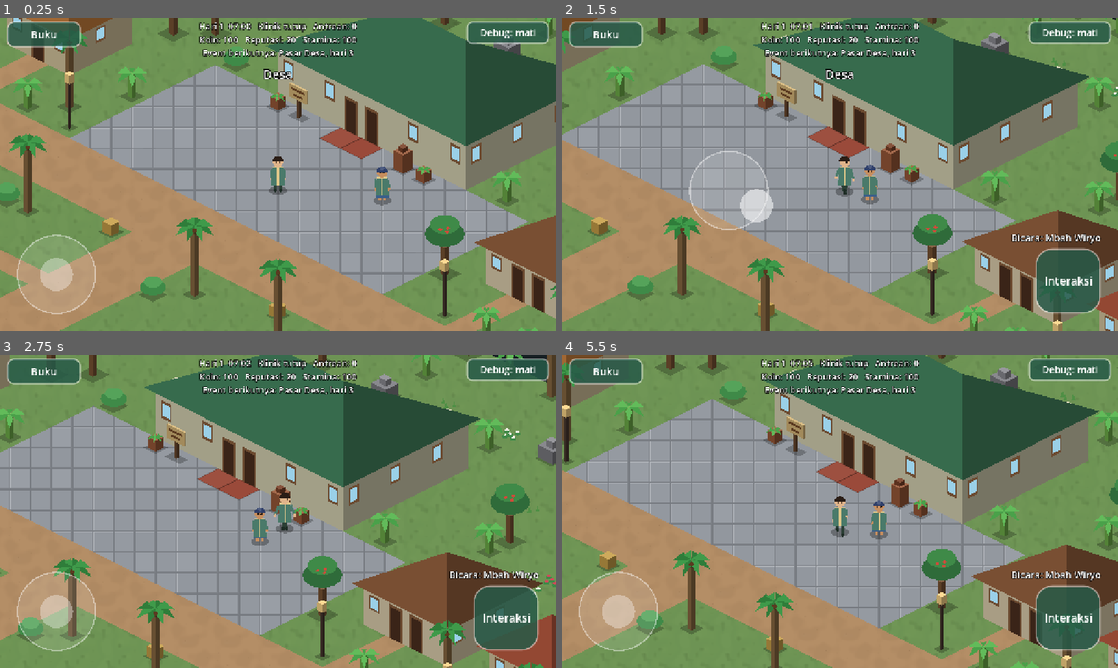
Above: before the commit, frames 1-4 (two rows, left to right).
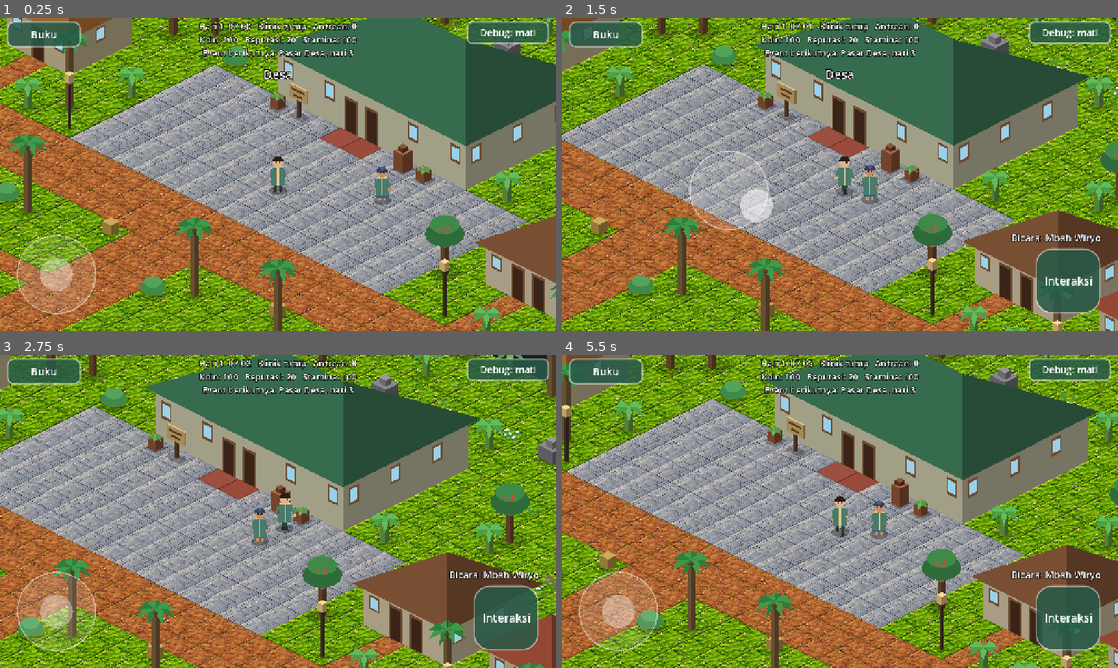
Above: after the commit, the same moments.

Repository: hadydaw/tabib-tradisional
Game: Godot game, scene res://scenes/world/game_world.tscn
Same seed, same stepped clock (60 frames per second), same inputs: the game is played once before the commit and once after it.
Inputs (mouse positions are in pixels of both pictures, inside the frame that each line leads up to):
- Up to frame 1 (0.25 s): no input
- Up to frame 2 (1.5 s): tap Enter (ui_accept) at 0.5, 0.77 s; move the mouse to (962, 158) at 0.52 s; hold Right (ui_right) 0.53-1.25 s; click (962, 158) at 0.67 s; drag from (728, 190) to (812, 237) at 1.27 s
- Up to frame 3 (2.75 s): move the mouse to (333, 442) at 2.02 s; hold Right (ui_right) from 2.03 s (still down)
- Up to frame 4 (5.5 s): release Right (ui_right) at 2.75 s; drag from (812, 574) to (673, 464) at 2.77 s; move the mouse to (1006, 558) at 3.52 s; hold Left (ui_left) 3.53-4.25 s; tap Enter (ui_accept) at 3.77 s; drag from (673, 464) to (756, 433) at 4.27 s; move the mouse to (867, 511) at 5.02 s; hold Down (ui_down) from 5.03 s (still down); click (867, 511) at 5.17 s

The runs differ from the first frame. In frame 1, 52% of the frame differs, in the area x 0-100%, y 0-100%; in frame 2, 48%; in frame 3, 46%; in frame 4, 49%.

Commit message:
Pakai aset tile isometrik dari pengguna (latar magenta dihapus, 256x128, UV per sel)
Co-Authored-By: Claude Haiku 5.5 <noreply@anthropic.com>
Claude-Session: https://claude.ai/code/session_011EntzYKGwFU1FX7pvc1uqi

Diff:
--- a/game/features/world/iso_ground_map_view.gd
+++ b/game/features/world/iso_ground_map_view.gd
@@ -18,8 +18,6 @@
 
 
 func _ready() -> void:
-	# Tekstur lantai berulang agar UV dunia (di luar 0-1) tetap menampilkan tekstur.
-	texture_repeat = CanvasItem.TEXTURE_REPEAT_ENABLED
 	for kind in range(TileKinds.COUNT):
 		if TileKinds.TEXTURES.has(kind):
 			var tm: ArrayMesh = IsoMapMeshes.textured_fill_mesh(map, tile, kind)
--- a/game/features/world/iso_map_meshes.gd
+++ b/game/features/world/iso_map_meshes.gd
@@ -48,10 +48,6 @@
 
 
 ## Mesh bertekstur untuk satu jenis tile: setiap sel mendapat UV dari kotak layarnya (diamond mengisi kotak).
-## Satu periode tekstur (piksel layar) = satu ulangan tekstur 128x128.
-const TEXTURE_WORLD_PERIOD: Vector2 = Vector2(64, 64)
-
-
 static func textured_fill_mesh(map: GroundMap, tile: Vector2, kind: int) -> ArrayMesh:
 	var verts := PackedVector2Array()
 	var uvs := PackedVector2Array()
@@ -61,10 +57,16 @@
 			if map.kind_at(Vector2i(x, y)) != kind:
 				continue
 			var q: PackedVector2Array = IsoMeshes.tile_corners(x, y, tile)
+			var mn: Vector2 = q[0]
+			var mx: Vector2 = q[0]
+			for p in q:
+				mn = mn.min(p)
+				mx = mx.max(p)
+			var size: Vector2 = mx - mn
 			for idx: int in [0, 1, 2, 0, 2, 3]:
 				verts.append(q[idx])
-				# UV mengikuti koordinat layar dunia, sehingga tekstur menyambung antar-sel.
-				uvs.append(q[idx] / TEXTURE_WORLD_PERIOD)
+				# Aset dibuat sebagai satu tile isometrik utuh: UV 0-1 per sel (diamond mengisi kotak).
+				uvs.append((q[idx] - mn) / size)
 				cols.append(Color(1, 1, 1, 1))
 	if verts.is_empty():
 		return null
Binary file changed: game/assets/tiles/tile_air.png
Binary file changed: game/assets/tiles/tile_batu.png
Binary file changed: game/assets/tiles/tile_rumput.png
Binary file changed: game/assets/tiles/tile_tanah.png
